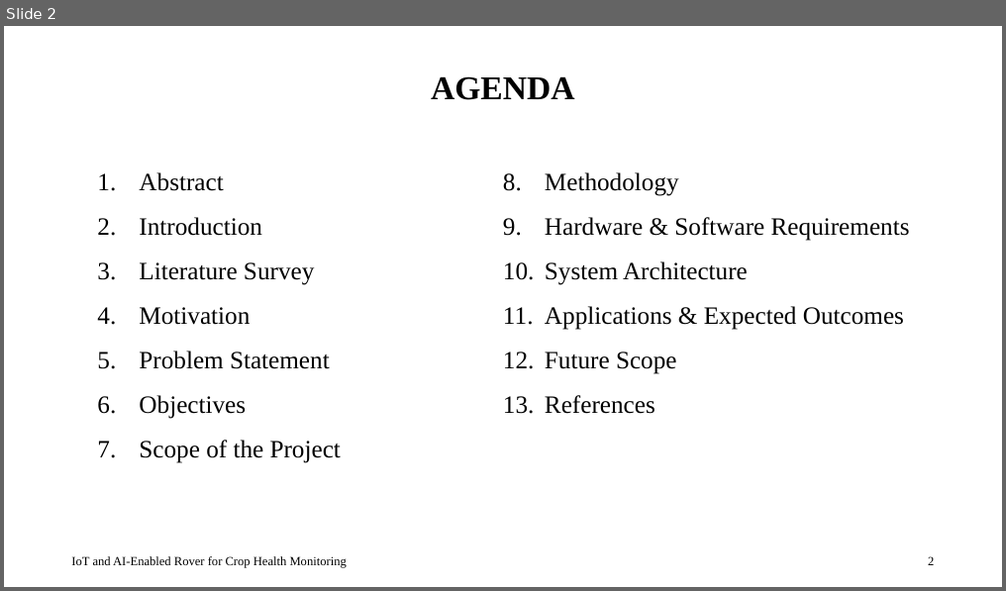
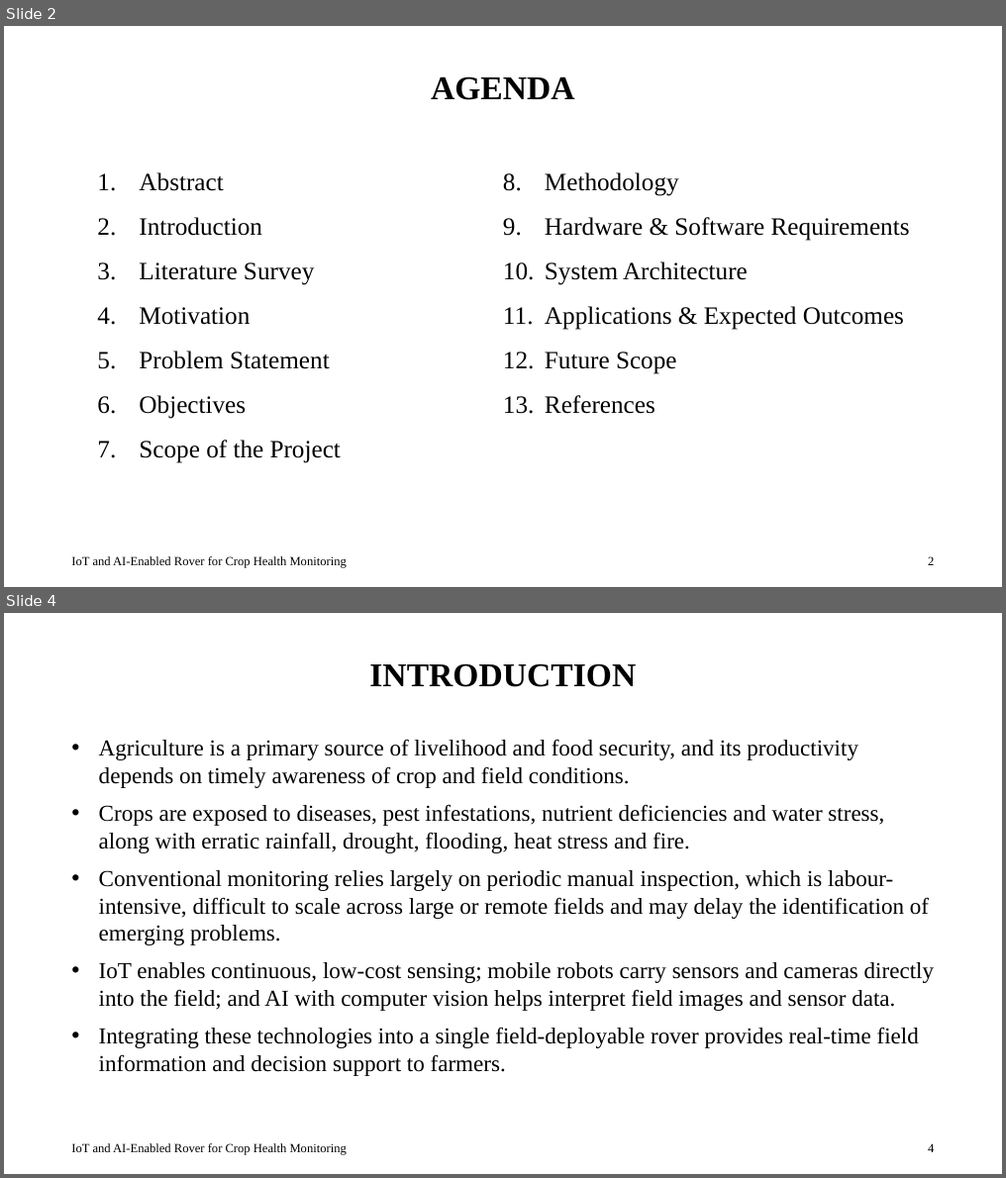
Before and after one commit to shreymusician/mini-project, a slide deck: presentation/Final PPT.pptx. Shown one above the other, each under a label of ours: slide 2 before the commit, slides 2 and 4 after it; the slides between them are not shown. The pictures are 1006x591 and 1006x1178 pixels, drawn with LibreOffice and Linux fonts; fonts in the diff are those of the drawing. Boxes give left, top, right and bottom in pixels: in the first picture for what was removed or moved away, otherwise in the second. Text is boxed around its words. In the diff, an @@ line names an element or a change of style, - is before the commit and + after.

```diff
--- a/presentation/Final PPT.pptx
+++ b/presentation/Final PPT.pptx
@@ slide 4 added at [4,613,1002,1174], background #FFFFFF @@
@@ title added at [369,663,636,687], 32 pt, text #000000, bold @@
+INTRODUCTION
@@ text added at [99,739,934,1076], 22 pt, text #000000 @@
+• Agriculture is a primary source of livelihood and food security, and its productivity depends on timely awareness of crop and field conditions.
+• Crops are exposed to diseases, pest infestations, nutrient deficiencies and water stress, along with erratic rainfall, drought, flooding, heat stress and fire.
+• Conventional monitoring relies largely on periodic manual inspection, which is labour-intensive, difficult to scale across large or remote fields and may delay the identification of emerging problems.
+• IoT enables continuous, low-cost sensing; mobile robots carry sensors and cameras directly into the field; and AI with computer vision helps interpret field images and sensor data.
+• Integrating these technologies into a single field-deployable rover provides real-time field information and decision support to farmers.
@@ text added at [71,1144,347,1156], 12 pt, text #000000 @@
+IoT and AI-Enabled Rover for Crop Health Monitoring
@@ page number added at [928,1144,934,1153], 12 pt, text #000000 @@
+4
```
Also in this commit, not shown: 2 other slides added, 2 slides removed.
